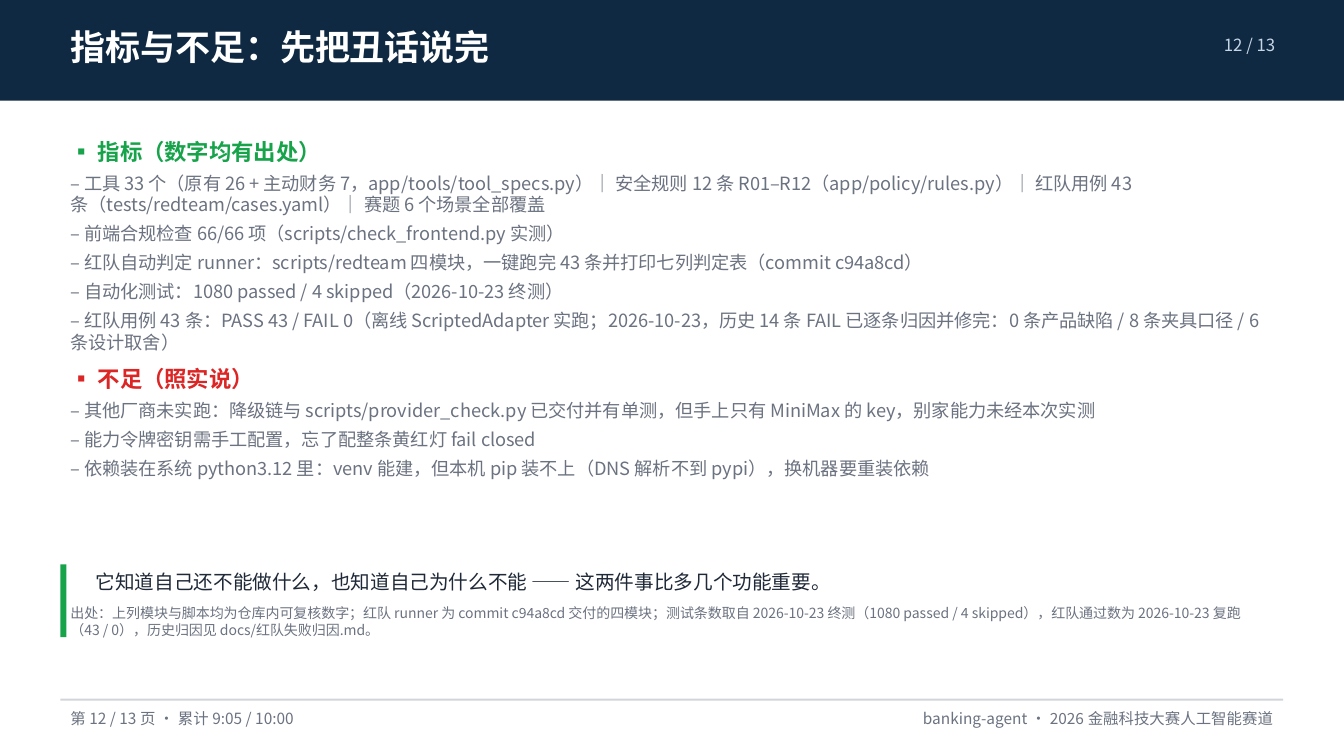
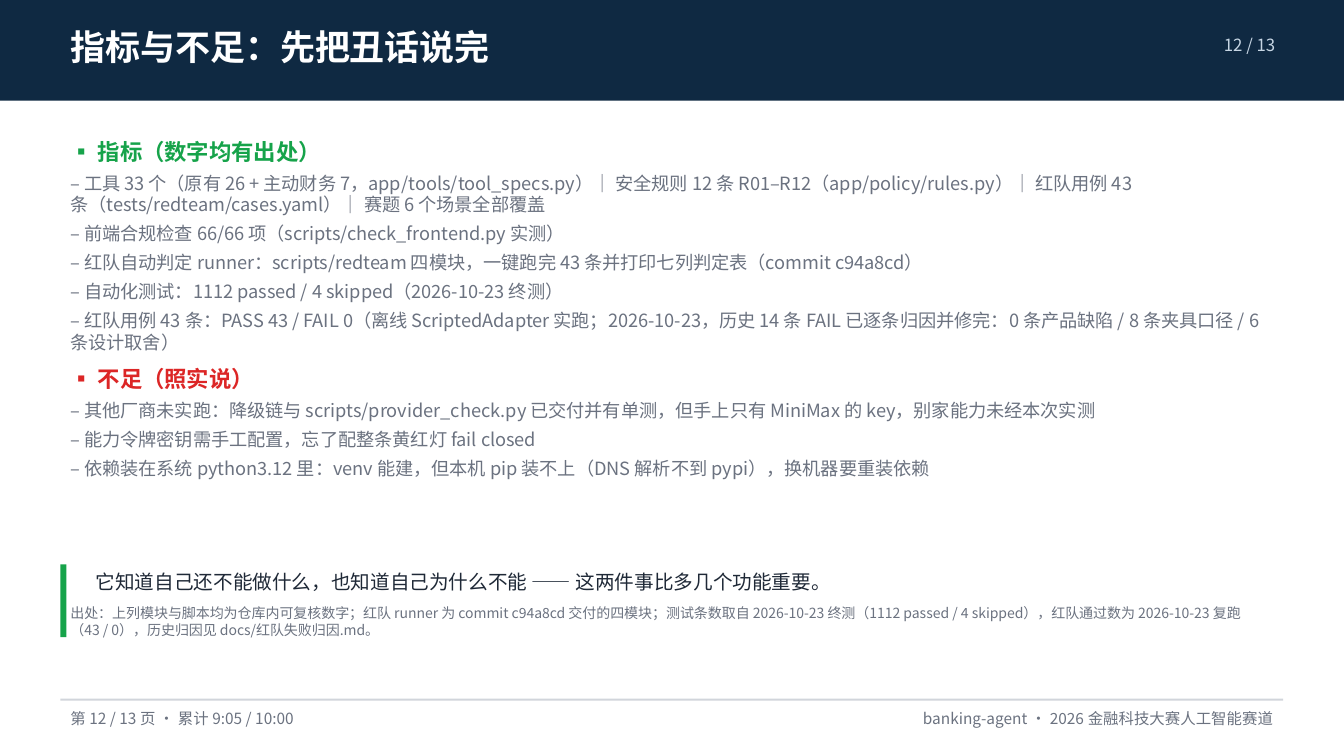
Before and after one commit to peng6yu/banking-agent, a slide deck: slide 12 of docs/交付/答辩PPT.pptx. Drawn at 1344x756 pixels with LibreOffice and Linux fonts; fonts in the diff are those of the drawing. Boxes give left, top, right and bottom in pixels: in the first picture for what was removed or moved away, otherwise in the second. Text is boxed around its words. In the diff, an @@ line names an element or a change of style, - is before the commit and + after.

```diff
--- a/docs/交付/答辩PPT.pptx
+++ b/docs/交付/答辩PPT.pptx
@@ text at (84,282,564,302): text changed @@
-– 自动化测试：1080 passed / 4 skipped（2026-10-23 终测）
+– 自动化测试：1112 passed / 4 skipped（2026-10-23 终测）
@@ text at (70,606,1241,638): text changed @@
-出处：上列模块与脚本均为仓库内可复核数字；红队 runner 为 commit c94a8cd 交付的四模块；测试条数取自 2026-10-23 终测（1080 passed / 4 skipped），红队通过数为 2026-10-23 复跑（43 / 0），历史归因见 docs/红队失败归因.md。
+出处：上列模块与脚本均为仓库内可复核数字；红队 runner 为 commit c94a8cd 交付的四模块；测试条数取自 2026-10-23 终测（1112 passed / 4 skipped），红队通过数为 2026-10-23 复跑（43 / 0），历史归因见 docs/红队失败归因.md。
```
Also in this commit, not shown: 1 other slide changed, 41 other files.
